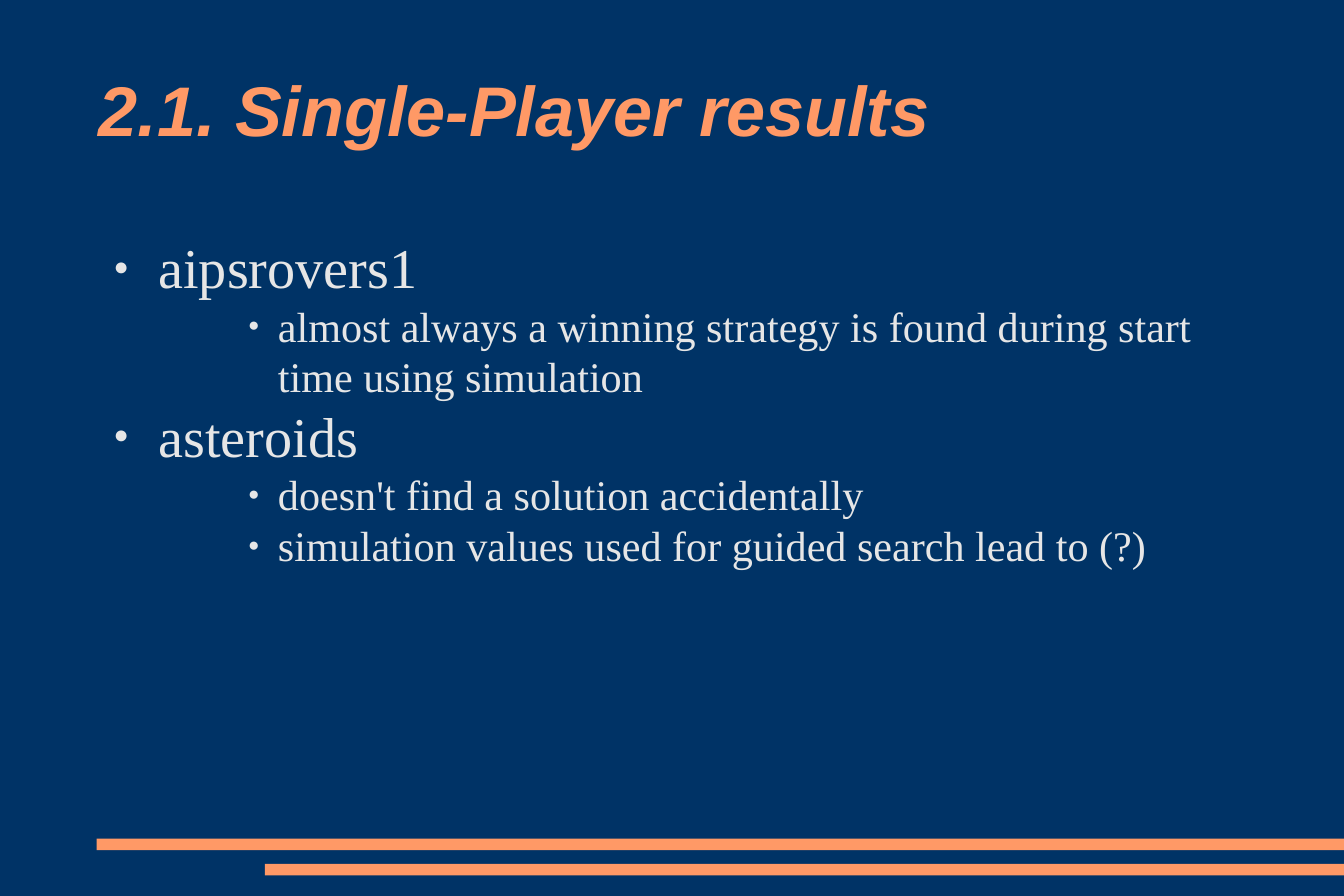
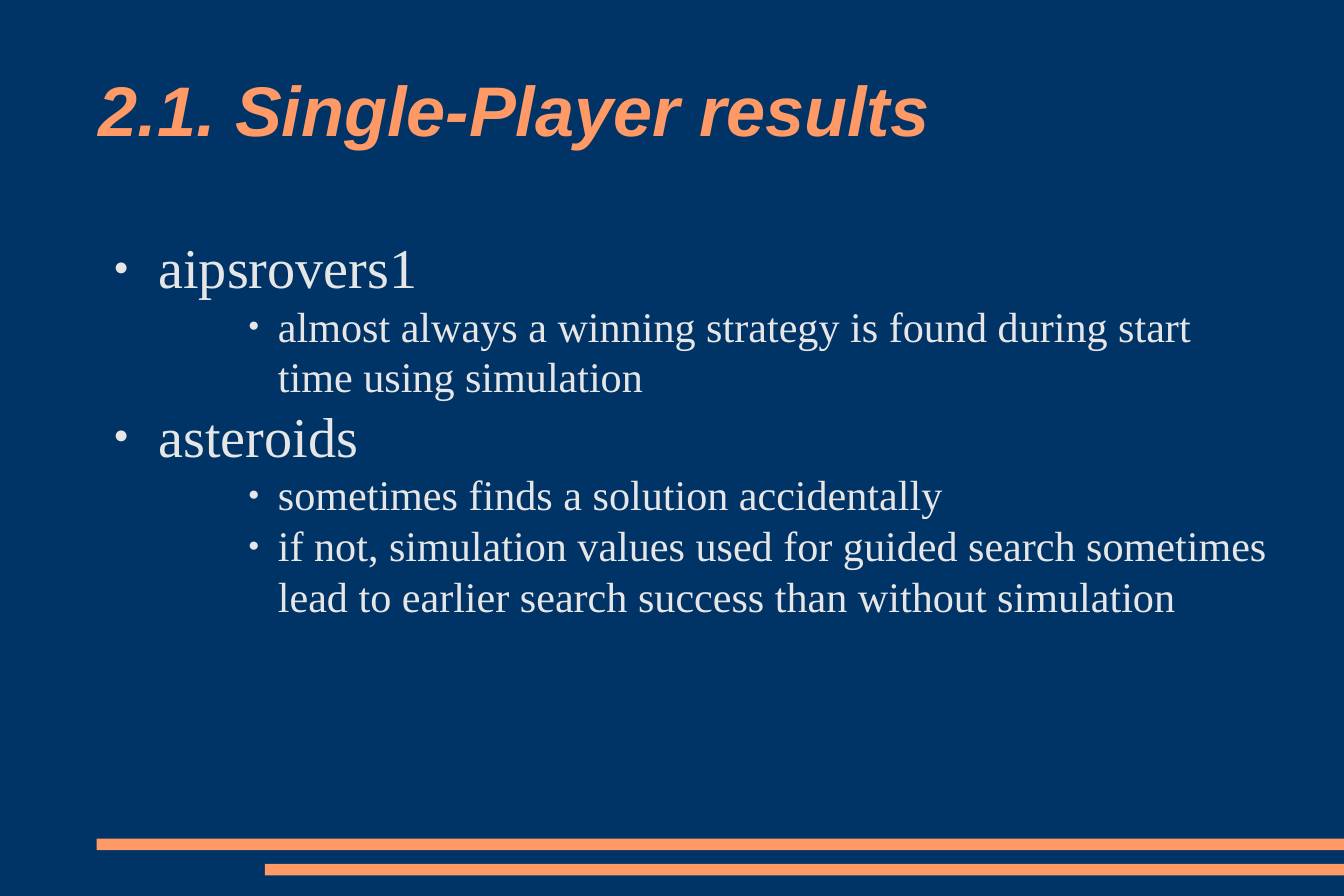
Before and after one commit to parthy/ggp, a slide deck: slide 5 of presentation.odp. Drawn at 1344x896 pixels with LibreOffice and Linux fonts; fonts in the diff are those of the drawing. Boxes give left, top, right and bottom in pixels: in the first picture for what was removed or moved away, otherwise in the second. Text is boxed around its words. In the diff, an @@ line names an element or a change of style, - is before the commit and + after.

```diff
--- a/presentation.odp
+++ b/presentation.odp
@@ text at [278, 480, 1266, 613]: text changed @@
-    ● doesn't find a solution accidentally
-    ● simulation values used for guided search lead to (?)
+    ● sometimes finds a solution accidentally
+    ● if not, simulation values used for guided search sometimes lead to earlier search success than without simulation
```
Also in this commit, not shown: 2 other files.
